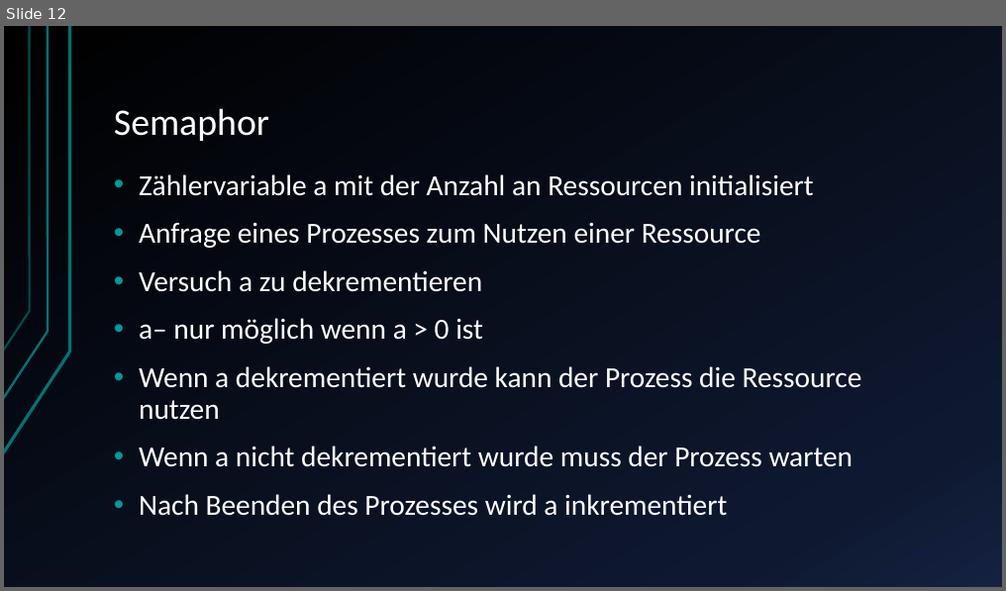
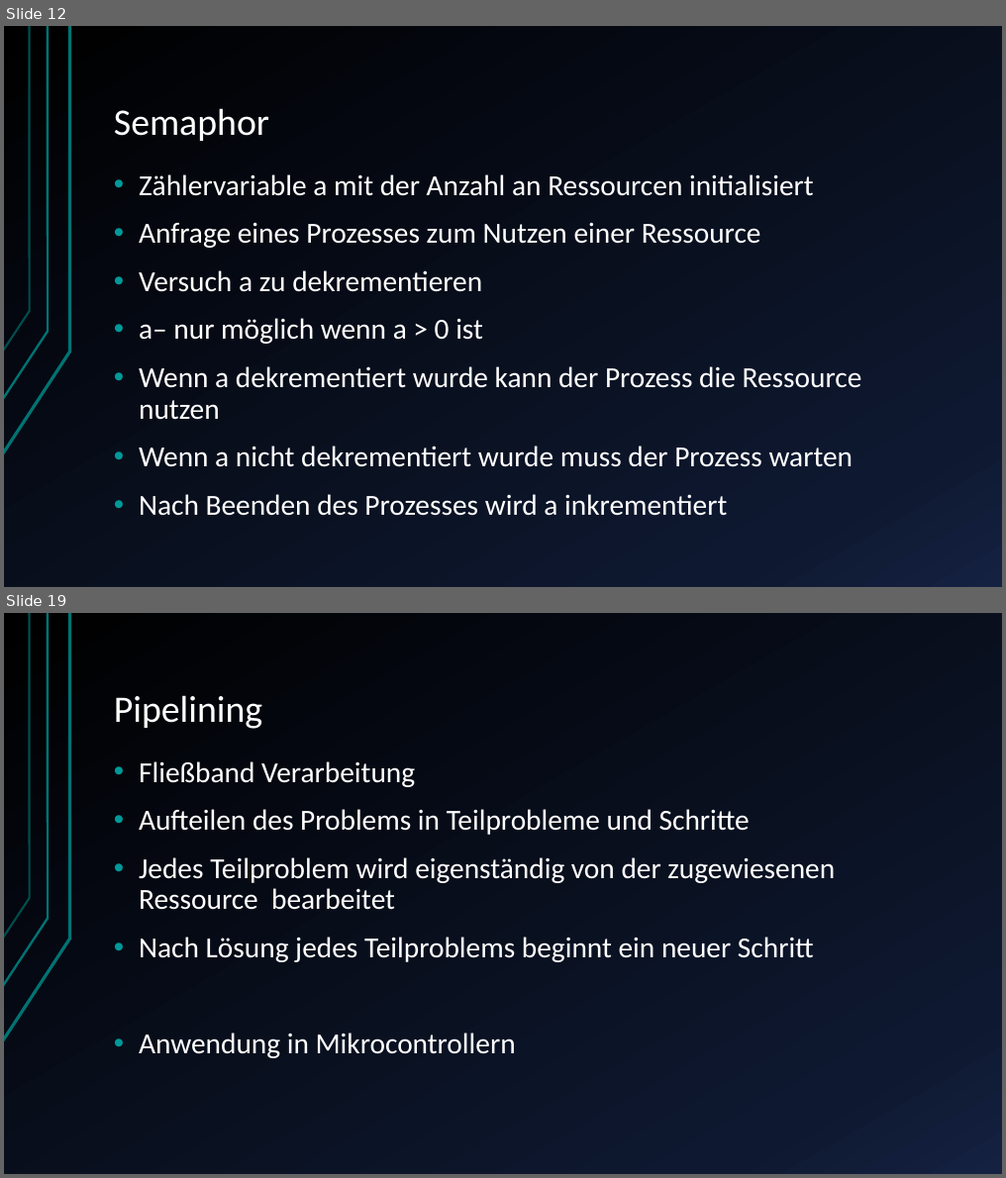
Before and after one commit to JuSteif/Parallelisierung, a slide deck: Ausblick Parallelisierung von Prozessen.pptx. Shown one above the other, each under a label of ours: slide 12 before the commit, slides 12 and 19 after it; the slides between them are not shown. The pictures are 1006x591 and 1006x1178 pixels, drawn with LibreOffice and Linux fonts; fonts in the diff are those of the drawing. Boxes give left, top, right and bottom in pixels: in the first picture for what was removed or moved away, otherwise in the second. Text is boxed around its words. In the diff, an @@ line names an element or a change of style, - is before the commit and + after.

```diff
--- a/Ausblick Parallelisierung von Prozessen.pptx
+++ b/Ausblick Parallelisierung von Prozessen.pptx
@@ slide 19 added at box(4, 613, 1002, 1174), background gradient #000000 to #0F1931 to #142242; not listed: 3 template elements that a slide beside it also shows @@
@@ title added at box(114, 695, 262, 729), 36 pt, text #FFFFFF @@
+Pipelining
@@ text added at box(139, 761, 835, 1059), 28 pt, text #FFFFFF @@
+• Fließband Verarbeitung
+• Aufteilen des Problems in Teilprobleme und Schritte
+• Jedes Teilproblem wird eigenständig von der zugewiesenen Ressource bearbeitet
+• Nach Lösung jedes Teilproblems beginnt ein neuer Schritt
+• Anwendung in Mikrocontrollern
```
Also in this commit, not shown: 1 slide changed, 19 other slides added, 1 slide removed, 1 other file.
